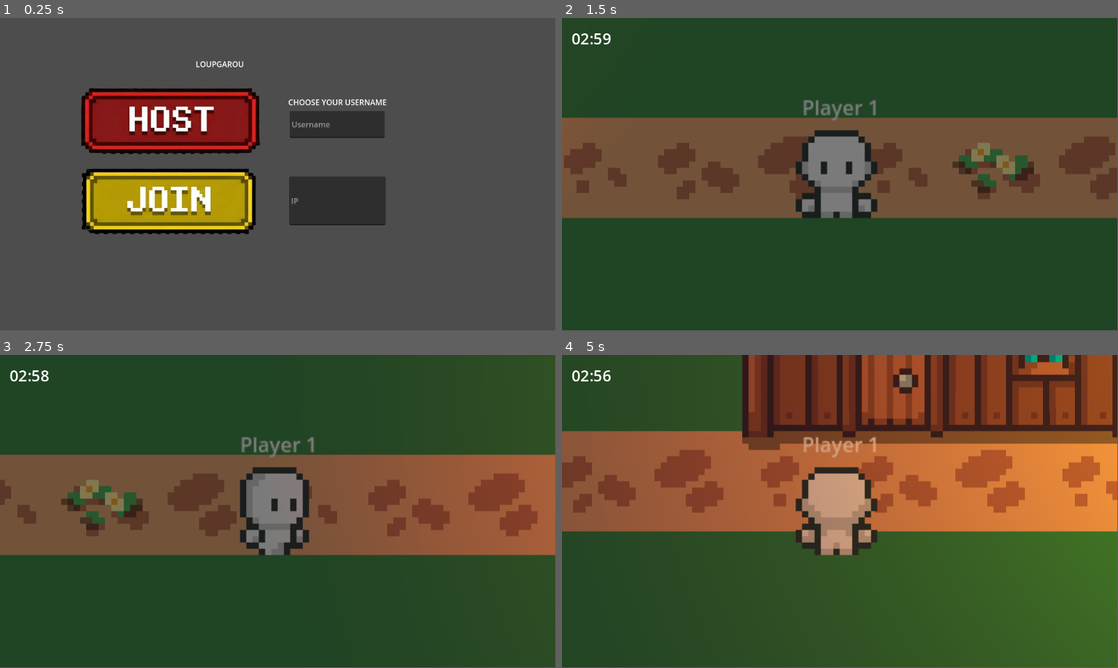
Above: before the commit, frames 1-4 (two rows, left to right).
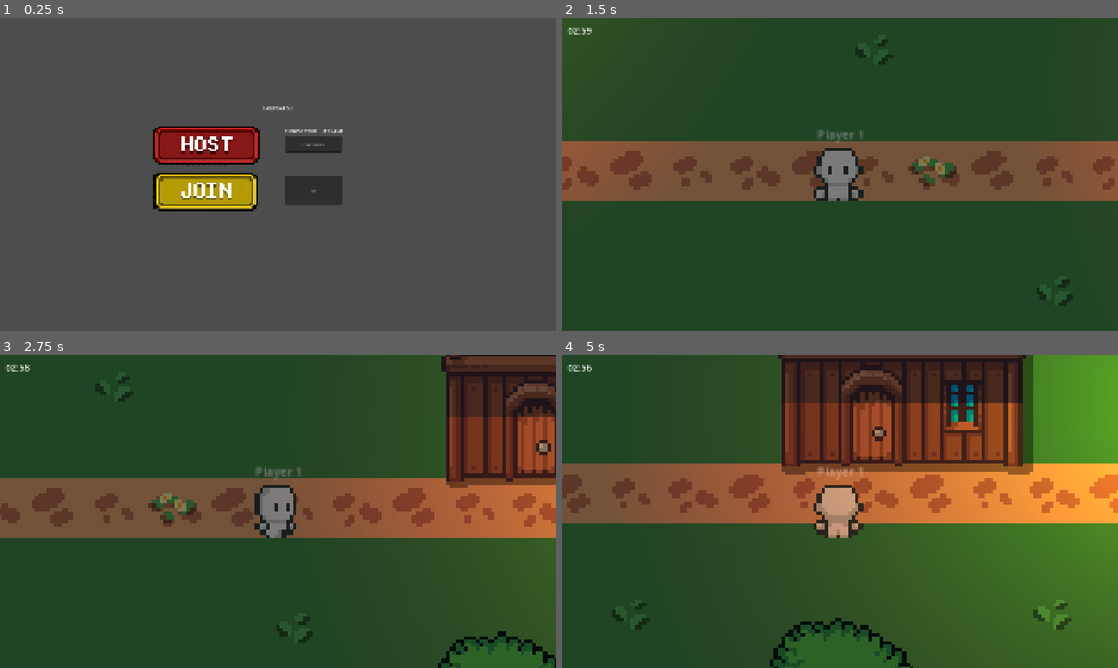
Above: after the commit, the same moments.

Repository: ComiccSanss2/werewolf-online
Game: Godot game, scene res://main_menu.tscn
The game is run twice, just before and just after one commit, with the same random seed, the same clock (stepped at 60 frames per second) and the same inputs.
Inputs (mouse positions are in pixels of both pictures, inside the frame that each line leads up to; where the layout moved, square brackets give the same spot in the first picture):
- Up to frame 1 (0.25 s): no input
- Up to frame 2 (1.5 s): click (767, 143) [767, 121] at 0.5 s; click (834, 271) [834, 287] at 1.25 s
- Up to frame 3 (2.75 s): tap Enter (ui_accept) at 2, 2.27 s; hold Right (ui_right) from 2.03 s (still down); tap R (revive) at 2.1 s
- Up to frame 4 (5 s): release Right (ui_right) at 2.78 s; hold Down (ui_down) 2.78-3.53 s; tap R (revive) at 2.85, 3.6, 4.35 s; tap Enter (ui_accept) at 3.02, 4.52 s; hold Right (ui_right) 3.53-4.28 s; hold Up (ui_up) from 4.28 s (still down)
In our replay, the window is 799x449 before the commit and 800x450 after it. These sizes can differ from the game's own. Grey fills any space a smaller window leaves; there, only what the larger window draws over its background counts as a difference.

The runs differ from the first frame. In frame 1, 17% of the frame differs, in the area x 14-70%, y 13-70%; in frame 2, 23%; in frame 3, 31%; in frame 4, 39%, in the area x 0-100%, y 0-100%.

Commit message:
fixed ancrage of menu and lobby screens for responsivness

Diff:
--- a/lobby.tscn
+++ b/lobby.tscn
@@ -9,40 +9,40 @@
 bg_color = Color(1, 1, 1, 1)
 
 [sub_resource type="StyleBoxFlat" id="StyleBoxFlat_2wvic"]
-bg_color = Color(0.10980392, 0, 0.83137256, 1)
+bg_color = Color(0.109804, 0, 0.831373, 1)
 
 [sub_resource type="StyleBoxFlat" id="StyleBoxFlat_tftiq"]
-bg_color = Color(0.09803922, 0, 0.6, 1)
+bg_color = Color(0.0980392, 0, 0.6, 1)
 
 [sub_resource type="StyleBoxFlat" id="StyleBoxFlat_1gg6n"]
-bg_color = Color(0, 0.6, 0.12941177, 1)
+bg_color = Color(0, 0.6, 0.129412, 1)
 
 [sub_resource type="StyleBoxFlat" id="StyleBoxFlat_x4164"]
-bg_color = Color(0.007843138, 0.5019608, 0, 1)
+bg_color = Color(0.00784314, 0.501961, 0, 1)
 
 [sub_resource type="StyleBoxFlat" id="StyleBoxFlat_8ldoj"]
-bg_color = Color(0.96862745, 0, 0, 1)
+bg_color = Color(0.968627, 0, 0, 1)
 
 [sub_resource type="StyleBoxFlat" id="StyleBoxFlat_ein8w"]
-bg_color = Color(0.6, 0.1254902, 0.1254902, 1)
+bg_color = Color(0.6, 0.12549, 0.12549, 1)
 
 [sub_resource type="StyleBoxFlat" id="StyleBoxFlat_gm5bj"]
-bg_color = Color(0.9411765, 0.5803922, 0, 1)
+bg_color = Color(0.941176, 0.580392, 0, 1)
 
 [sub_resource type="StyleBoxFlat" id="StyleBoxFlat_g30ku"]
-bg_color = Color(0.6, 0.32156864, 0, 1)
+bg_color = Color(0.6, 0.321569, 0, 1)
 
 [sub_resource type="StyleBoxFlat" id="StyleBoxFlat_up7ya"]
 bg_color = Color(0.654902, 0, 0.8, 1)
 
 [sub_resource type="StyleBoxFlat" id="StyleBoxFlat_mcopp"]
-bg_color = Color(0.52156866, 0, 0.6, 1)
+bg_color = Color(0.521569, 0, 0.6, 1)
 
 [sub_resource type="StyleBoxFlat" id="StyleBoxFlat_nu6hm"]
-bg_color = Color(1, 0.21960784, 0.93333334, 1)
+bg_color = Color(1, 0.219608, 0.933333, 1)
 
 [sub_resource type="StyleBoxFlat" id="StyleBoxFlat_7pn7i"]
-bg_color = Color(0.78431374, 0, 0.8392157, 1)
+bg_color = Color(0.784314, 0, 0.839216, 1)
 
 [sub_resource type="StyleBoxFlat" id="StyleBoxFlat_7b1xw"]
 bg_color = Color(0, 0, 0, 1)
@@ -59,48 +59,97 @@
 grow_vertical = 2
 script = ExtResource("1_ll2xe")
 
-[node name="CanvasLayer" type="CanvasLayer" parent="."]
+[node name="Background" type="TextureRect" parent="."]
+layout_mode = 1
+anchors_preset = 15
+anchor_right = 1.0
+anchor_bottom = 1.0
+grow_horizontal = 2
+grow_vertical = 2
+texture = ExtResource("2_xrgmn")
+expand_mode = 1
+stretch_mode = 6
+
+[node name="CanvasLayer" type="Control" parent="."]
+layout_mode = 1
+anchors_preset = 15
+anchor_right = 1.0
+anchor_bottom = 1.0
+grow_horizontal = 2
+grow_vertical = 2
 
 [node name="LabelTitle" type="Label" parent="CanvasLayer"]
 visible = false
-offset_left = 406.0
+layout_mode = 1
+anchors_preset = 5
+anchor_left = 0.5
+anchor_right = 0.5
+offset_left = -169.0
 offset_top = 52.0
-offset_right = 744.0
+offset_right = 169.0
 offset_bottom = 101.0
+grow_horizontal = 2
 text = "LOBBY"
 horizontal_alignment = 1
 vertical_alignment = 1
 
 [node name="ButtonStart" type="TextureButton" parent="CanvasLayer"]
-offset_left = 390.0
-offset_top = 471.0
-offset_right = 1093.0
-offset_bottom = 826.0
+layout_mode = 1
+anchors_preset = 7
+anchor_left = 0.5
+anchor_top = 1.0
+anchor_right = 0.5
+anchor_bottom = 1.0
+offset_left = -362.0
+offset_top = -383.0
+offset_right = 341.0
+offset_bottom = -28.0
+grow_horizontal = 2
+grow_vertical = 0
 scale = Vector2(0.5, 0.5)
+pivot_offset = Vector2(351, 177)
 texture_normal = ExtResource("2_tftiq")
 texture_pressed = ExtResource("3_1gg6n")
 texture_hover = ExtResource("3_1gg6n")
 
 [node name="LabelStatus" type="Label" parent="CanvasLayer"]
-offset_left = 384.0
-offset_top = 450.0
-offset_right = 773.0
-offset_bottom = 509.0
+layout_mode = 1
+anchors_preset = 8
+anchor_left = 0.5
+anchor_top = 0.5
+anchor_right = 0.5
+anchor_bottom = 0.5
+offset_left = -192.0
+offset_top = -90.0
+offset_right = 197.0
+offset_bottom = -31.0
+grow_horizontal = 2
+grow_vertical = 2
 horizontal_alignment = 1
 vertical_alignment = 1
 
 [node name="ColorButton" type="Button" parent="CanvasLayer"]
-offset_left = 928.0
-offset_top = 78.0
-offset_right = 1028.0
-offset_bottom = 118.0
+layout_mode = 1
+anchors_preset = 1
+anchor_left = 1.0
+anchor_right = 1.0
+offset_left = -333.0
+offset_top = 213.0
+offset_right = -233.0
+offset_bottom = 253.0
+grow_horizontal = 0
 text = "Couleur"
 
 [node name="ColorPanel" type="Panel" parent="CanvasLayer"]
-offset_left = 920.0
-offset_top = 130.0
-offset_right = 1065.0
-offset_bottom = 320.0
+layout_mode = 1
+anchors_preset = 1
+anchor_left = 1.0
+anchor_right = 1.0
+offset_left = -351.0
+offset_top = 262.0
+offset_right = -206.0
+offset_bottom = 452.0
+grow_horizontal = 0
 theme_override_styles/panel = SubResource("StyleBoxFlat_xrgmn")
 
 [node name="GridContainer" type="GridContainer" parent="CanvasLayer/ColorPanel"]
@@ -154,16 +203,20 @@
 theme_override_styles/hover = SubResource("StyleBoxFlat_wjc17")
 
 [node name="PlayersList" type="RichTextLabel" parent="CanvasLayer"]
-offset_left = 536.0
-offset_top = 209.0
-offset_right = 620.0
-offset_bottom = 428.0
+layout_mode = 1
+anchors_preset = 8
+anchor_left = 0.5
+anchor_top = 0.5
+anchor_right = 0.5
+anchor_bottom = 0.5
+offset_left = -186.0
+offset_top = -192.0
+offset_right = 191.0
+offset_bottom = 27.0
+grow_horizontal = 2
+grow_vertical = 2
 bbcode_enabled = true
 text = "PlayersList"
-
-[node name="Lobby" type="Sprite2D" parent="."]
-position = Vector2(579, 327)
-scale = Vector2(0.9999999, 0.99691826)
-texture = ExtResource("2_xrgmn")
+horizontal_alignment = 1
 
 [connection signal="pressed" from="CanvasLayer/ButtonStart" to="." method="_on_StartButton_pressed"]
--- a/main_menu.gd
+++ b/main_menu.gd
@@ -1,9 +1,9 @@
 extends Control
 
 # Références aux éléments de l'interface
-@onready var name_input := $NameInput
-@onready var address_input := $AddressInput
-@onready var error_label := $ErrorLabel
+@onready var name_input := $UI_Container/NameInput
+@onready var address_input := $UI_Container/AddressInput
+@onready var error_label := $UI_Container/ErrorLabel
 
 func _ready() -> void:
 	# Connecter les signaux réseau pour gérer les événements de connexion
--- a/main_menu.tscn
+++ b/main_menu.tscn
@@ -15,74 +15,143 @@
 grow_vertical = 2
 script = ExtResource("1_06t4h")
 
-[node name="TitleLabel" type="Label" parent="."]
-layout_mode = 0
-offset_left = 406.0
+[node name="Background" type="TextureRect" parent="."]
+layout_mode = 1
+anchors_preset = 15
+anchor_right = 1.0
+anchor_bottom = 1.0
+grow_horizontal = 2
+grow_vertical = 2
+expand_mode = 1
+stretch_mode = 6
+
+[node name="UI_Container" type="Control" parent="."]
+layout_mode = 1
+anchors_preset = 8
+anchor_left = 0.5
+anchor_top = 0.5
+anchor_right = 0.5
+anchor_bottom = 0.5
+offset_left = -576.0
+offset_top = -324.0
+offset_right = 576.0
+offset_bottom = 324.0
+grow_horizontal = 2
+grow_vertical = 2
+
+[node name="TitleLabel" type="Label" parent="UI_Container"]
+layout_mode = 1
+anchors_preset = 5
+anchor_left = 0.5
+anchor_right = 0.5
+offset_left = -51.0
 offset_top = 84.0
-offset_right = 508.0
+offset_right = 51.0
 offset_bottom = 115.0
+grow_horizontal = 2
 text = "LOUPGAROU"
+horizontal_alignment = 1
 
-[node name="HostButton" type="TextureButton" parent="."]
+[node name="HostButton" type="TextureButton" parent="UI_Container"]
 layout_mode = 1
-anchors_preset = -1
+anchors_preset = 8
+anchor_left = 0.5
 anchor_top = 0.5
-anchor_right = 1.0
+anchor_right = 0.5
 anchor_bottom = 0.5
-offset_left = 144.0
-offset_top = -187.0
-offset_right = 144.0
-offset_bottom = 116.0
+offset_left = -673.0
+offset_top = -253.0
+offset_right = 191.0
+offset_bottom = 50.0
 grow_horizontal = 2
 grow_vertical = 2
 scale = Vector2(0.5, 0.5)
+pivot_offset = Vector2(432, 151)
 texture_normal = ExtResource("2_fu7sn")
 texture_pressed = ExtResource("3_jix8l")
 texture_hover = ExtResource("3_jix8l")
 
-[node name="JoinButton" type="TextureButton" parent="."]
-layout_mode = 0
-offset_left = 154.0
-offset_top = 304.0
-offset_right = 977.0
-offset_bottom = 607.0
+[node name="JoinButton" type="TextureButton" parent="UI_Container"]
+layout_mode = 1
+anchors_preset = 8
+anchor_left = 0.5
+anchor_top = 0.5
+anchor_right = 0.5
+anchor_bottom = 0.5
+offset_left = -652.0
+offset_top = -93.0
+offset_right = 171.0
+offset_bottom = 210.0
+grow_horizontal = 2
+grow_vertical = 2
 scale = Vector2(0.5, 0.5)
+pivot_offset = Vector2(411, 151)
 texture_normal = ExtResource("4_glbon")
 texture_pressed = ExtResource("5_nlkkf")
 texture_hover = ExtResource("5_nlkkf")
 
-[node name="AddressInput" type="LineEdit" parent="."]
-layout_mode = 0
-offset_left = 600.0
-offset_top = 329.0
-offset_right = 800.0
-offset_bottom = 430.0
+[node name="AddressInput" type="LineEdit" parent="UI_Container"]
+layout_mode = 1
+anchors_preset = 8
+anchor_left = 0.5
+anchor_top = 0.5
+anchor_right = 0.5
+anchor_bottom = 0.5
+offset_left = 24.0
+offset_top = 5.0
+offset_right = 224.0
+offset_bottom = 106.0
+grow_horizontal = 2
+grow_vertical = 2
 placeholder_text = "IP"
+alignment = 1
 
-[node name="LabelNickname" type="Label" parent="."]
-layout_mode = 0
-offset_left = 598.0
-offset_top = 150.0
-offset_right = 803.0
-offset_bottom = 200.0
+[node name="LabelNickname" type="Label" parent="UI_Container"]
+layout_mode = 1
+anchors_preset = 8
+anchor_left = 0.5
+anchor_top = 0.5
+anchor_right = 0.5
+anchor_bottom = 0.5
+offset_left = 22.0
+offset_top = -174.0
+offset_right = 227.0
+offset_bottom = -124.0
+grow_horizontal = 2
+grow_vertical = 2
 text = "CHOOSE YOUR USERNAME"
 horizontal_alignment = 1
 vertical_alignment = 1
 
-[node name="NameInput" type="LineEdit" parent="."]
-layout_mode = 0
-offset_left = 601.0
-offset_top = 193.0
-offset_right = 798.0
-offset_bottom = 249.0
+[node name="NameInput" type="LineEdit" parent="UI_Container"]
+layout_mode = 1
+anchors_preset = 8
+anchor_left = 0.5
+anchor_top = 0.5
+anchor_right = 0.5
+anchor_bottom = 0.5
+offset_left = 25.0
+offset_top = -131.0
+offset_right = 222.0
+offset_bottom = -75.0
+grow_horizontal = 2
+grow_vertical = 2
 placeholder_text = "Username"
+alignment = 1
 
-[node name="ErrorLabel" type="Label" parent="."]
-layout_mode = 0
-offset_left = 608.0
-offset_top = 456.0
-offset_right = 648.0
-offset_bottom = 479.0
+[node name="ErrorLabel" type="Label" parent="UI_Container"]
+layout_mode = 1
+anchors_preset = 8
+anchor_left = 0.5
+anchor_top = 0.5
+anchor_right = 0.5
+anchor_bottom = 0.5
+offset_left = 32.0
+offset_top = 132.0
+offset_right = 72.0
+offset_bottom = 155.0
+grow_horizontal = 2
+grow_vertical = 2
 
-[connection signal="pressed" from="HostButton" to="." method="_on_HostButton_pressed"]
-[connection signal="pressed" from="JoinButton" to="." method="_on_JoinButton_pressed"]
+[connection signal="pressed" from="UI_Container/HostButton" to="." method="_on_HostButton_pressed"]
+[connection signal="pressed" from="UI_Container/JoinButton" to="." method="_on_JoinButton_pressed"]
--- a/player.tscn
+++ b/player.tscn
@@ -57,6 +57,7 @@
 vertical_alignment = 1
 
 [node name="IsOccupiedLabel" type="Label" parent="."]
+visible = false
 texture_filter = 1
 offset_left = 11.0
 offset_top = -8.0
--- a/project.godot
+++ b/project.godot
@@ -18,6 +18,12 @@
 [autoload]
 
 NetworkHandler="*res://NetworkHandler.gd"
+
+[display]
+
+window/size/viewport_width=1920
+window/size/viewport_height=1080
+window/stretch/mode="canvas_items"
 
 [input]
 
--- a/votingUI.tscn
+++ b/votingUI.tscn
@@ -9,8 +9,8 @@
 
 [sub_resource type="GradientTexture2D" id="GradientTexture2D_qynmp"]
 gradient = SubResource("Gradient_idhib")
-width = 4
-height = 4
+width = 6
+height = 6
 fill = 1
 
 [sub_resource type="Gradient" id="Gradient_qwxpf"]
@@ -48,8 +48,8 @@
 color = Color(0.97628254, 0.96956784, 0.99335665, 1)
 
 [node name="Stars" type="GPUParticles2D" parent="."]
-position = Vector2(577, 361)
-scale = Vector2(0.9600024, -0.90815324)
+position = Vector2(996, 556)
+scale = Vector2(1.5999951, 1.44)
 amount = 150
 texture = SubResource("GradientTexture2D_qynmp")
 lifetime = 4.0
@@ -74,8 +74,15 @@
 grow_vertical = 2
 
 [node name="GridContainer" type="GridContainer" parent="."]
-layout_mode = 0
-offset_left = 459.0
-offset_top = 162.0
-offset_right = 698.0
-offset_bottom = 565.0
+layout_mode = 1
+anchors_preset = 8
+anchor_left = 0.5
+anchor_top = 0.5
+anchor_right = 0.5
+anchor_bottom = 0.5
+offset_left = -200.0
+offset_top = -201.5
+offset_right = 200.0
+offset_bottom = 201.5
+grow_horizontal = 2
+grow_vertical = 2
